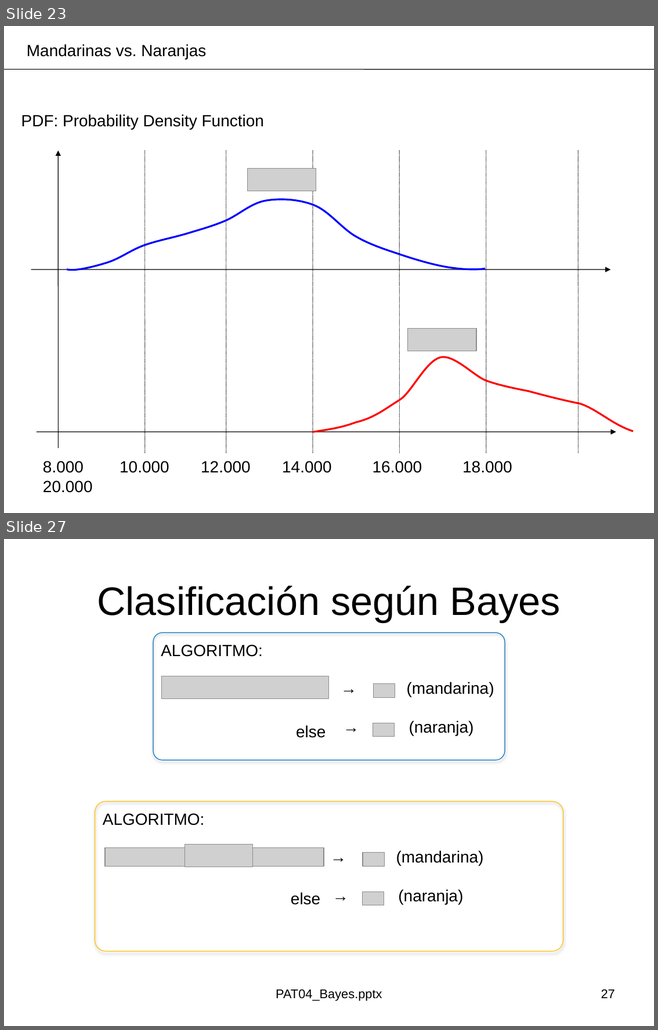
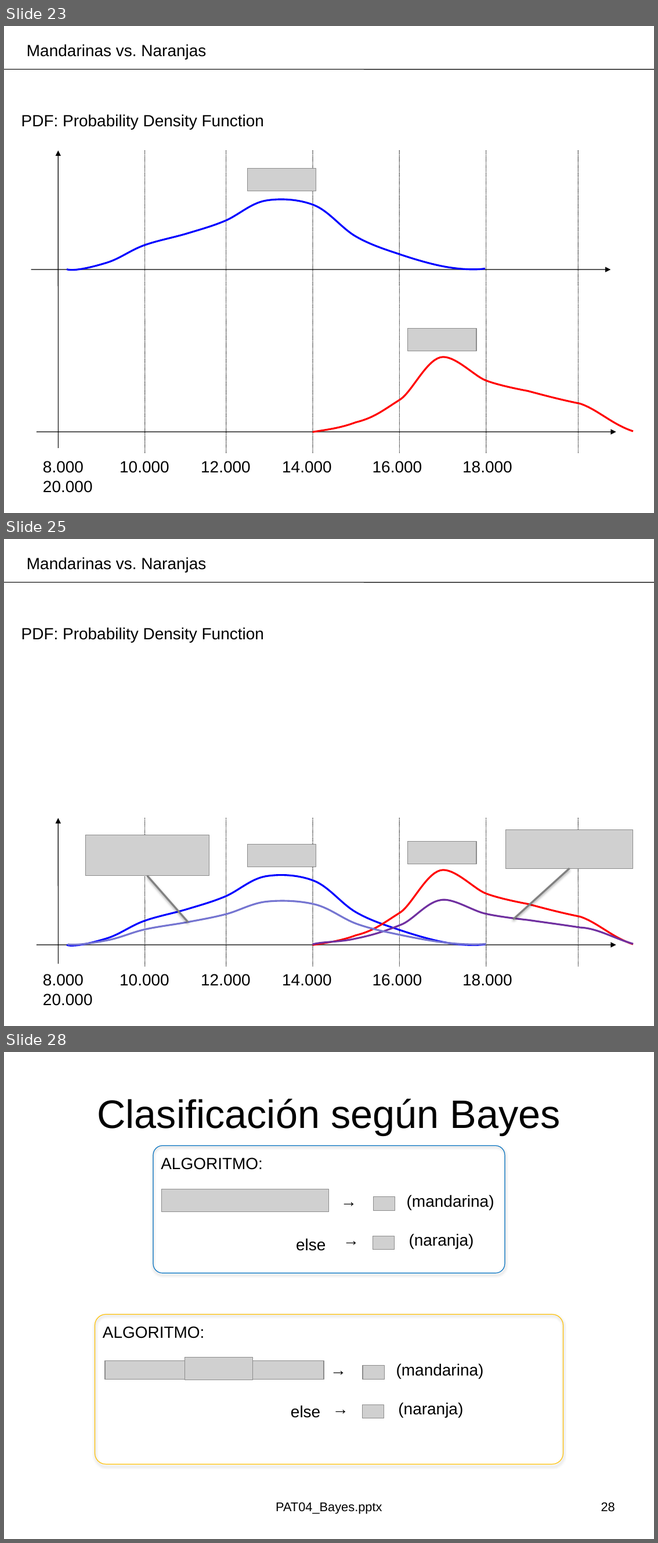
Before and after one commit to domingomery/patrones, a slide deck: clases/Cap04_Clasificacion/presentations/PAT04_Bayes.pptx. Shown one above the other, each under a label of ours: slides 23 and 27 before the commit, slides 23, 25 and 28 after it; the slides between them are not shown. The pictures are 658x1030 and 658x1543 pixels, drawn with LibreOffice and Linux fonts; fonts in the diff are those of the drawing; grey boxes stand for pictures; background and template pictures are left out. Boxes give left, top, right and bottom in pixels: in the first picture for what was removed or moved away, otherwise in the second. Text is boxed around its words. In the diff, an @@ line names an element or a change of style, - is before the commit and + after.

```diff
--- a/clases/Cap04_Clasificacion/presentations/PAT04_Bayes.pptx
+++ b/clases/Cap04_Clasificacion/presentations/PAT04_Bayes.pptx
@@ slide 25 added at box(4, 539, 654, 1026), background #FFFFFF @@
@@ text added at box(27, 557, 206, 572), 18 pt, text #000000 @@
+Mandarinas vs. Naranjas
@@ line added from (4, 583) to (654, 583), #000000 0.75 pt @@
@@ text added at box(21, 627, 264, 642), 18 pt, text #000000 @@
+PDF: Probability Density Function
@@ picture added at box(506, 830, 633, 869) @@
@@ group added at box(58, 819, 578, 966): 6 lines, 1 arrow @@
@@ picture added at box(85, 835, 209, 875) @@
@@ picture added at box(248, 844, 317, 867) @@
@@ picture added at box(408, 842, 476, 864) @@
@@ line added from (569, 868) to (513, 919), #808080 2 pt @@
@@ freeform shape added at box(67, 875, 485, 946), outline #0000FF 2 pt @@
@@ line added from (147, 876) to (188, 922), #808080 2 pt @@
@@ freeform shape added at box(313, 870, 633, 945), outline #FF0000 2 pt @@
@@ freeform shape added at box(68, 901, 486, 945), outline #7575D1 2 pt @@
@@ freeform shape added at box(313, 900, 633, 944), outline #7030A0 2 pt @@
@@ arrow added from (36, 945) to (616, 945), #000000 0.75 pt @@
@@ text added at box(43, 974, 512, 986), 18 pt, text #000000 @@
+8.000 10.000 12.000 14.000 16.000 18.000 20.000
@@ what was slide 27 is now slide 28 @@
@@ page number at box(601, 1502, 615, 1512): text changed @@
-27
+28
```
Also in this commit, not shown: 3 slides changed, 7 other slides added, 3 other files.
